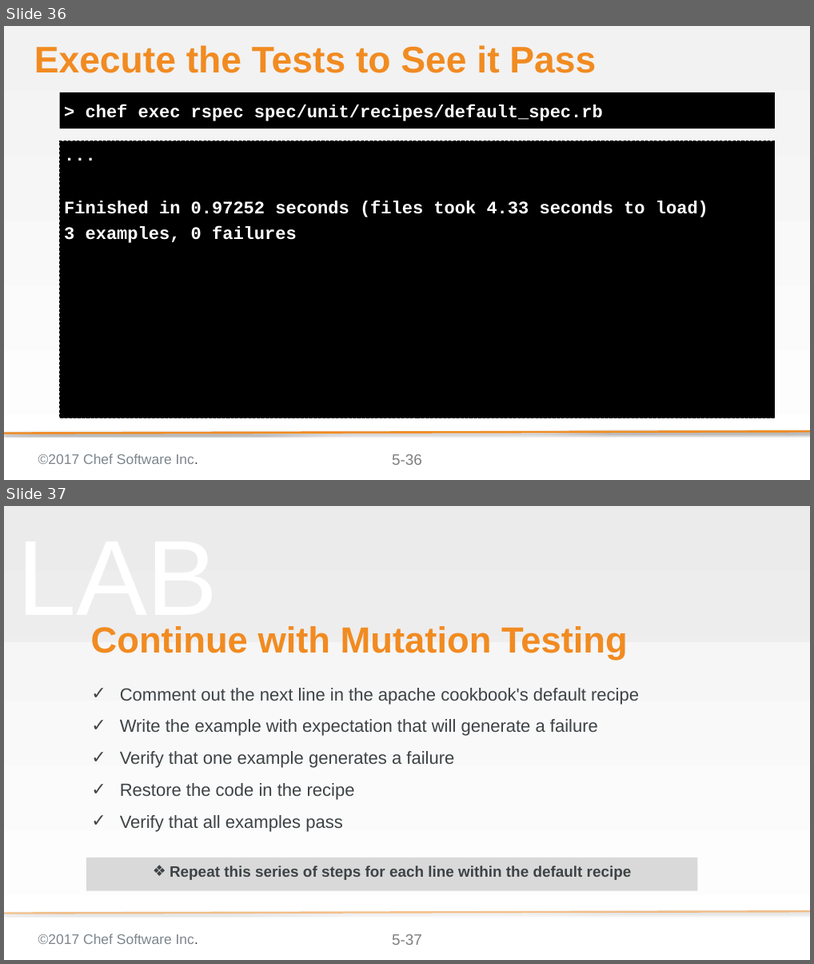
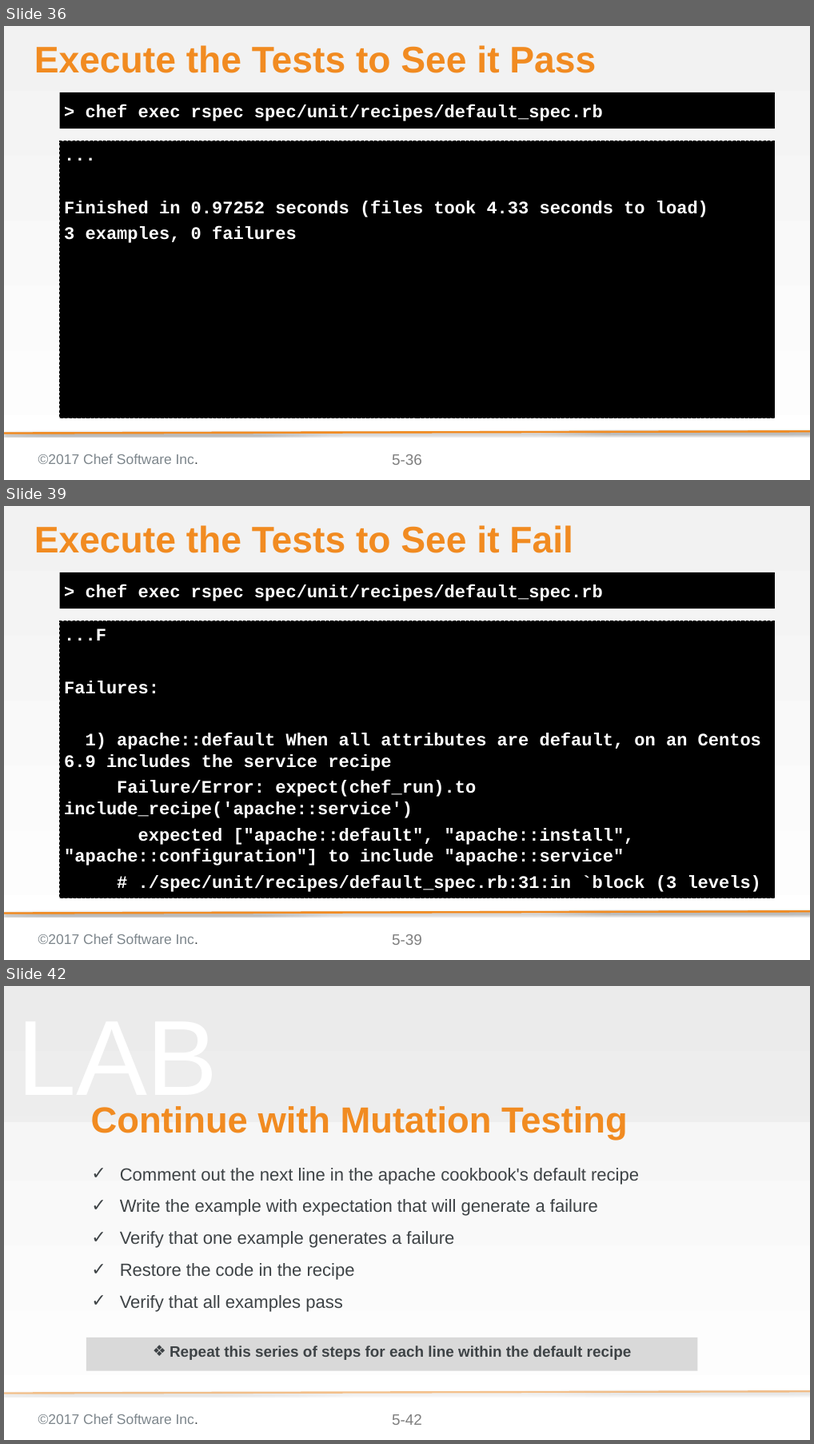
Before and after one commit to ericheiser/chef-intermediate, a slide deck: 05-faster_feedback_with_unit_testing.pptx. Shown one above the other, each under a label of ours: slides 36 and 37 before the commit, slides 36, 39 and 42 after it; the slides between them are not shown. The pictures are 814x964 and 814x1444 pixels, drawn with LibreOffice and Linux fonts; fonts in the diff are those of the drawing; background and template pictures are left out. Boxes give left, top, right and bottom in pixels: in the first picture for what was removed or moved away, otherwise in the second. Text is boxed around its words. In the diff, an @@ line names an element or a change of style, - is before the commit and + after.

```diff
--- a/05-faster_feedback_with_unit_testing.pptx
+++ b/05-faster_feedback_with_unit_testing.pptx
@@ slide 39 added at (4, 506, 810, 960), background gradient #F2F2F2 to #FFFFFF; not listed: 4 template elements that a slide beside it also shows @@
@@ title added at (34, 525, 574, 553), 58.7 pt, text #F18B21, bold @@
+Execute the Tests to See it Fail
@@ text added at (60, 572, 775, 608), fill #000000, 28 pt, text #FFFFFF, bold @@
+> chef exec rspec spec/unit/recipes/default_spec.rb
@@ text added at (60, 620, 775, 897), fill #000000, outline #000000 1 pt dashed, 28 pt, text #FFFFFF, bold @@
+...F
+Failures:
+1) apache::default When all attributes are default, on an Centos 6.9 includes the service recipe
+Failure/Error: expect(chef_run).to include_recipe('apache::service')
+expected ["apache::default", "apache::install", "apache::configuration"] to include "apache::service"
+# ./spec/unit/recipes/default_spec.rb:31:in `block (3 levels)
@@ what was slide 37 is now slide 42 @@
@@ page number at (392, 1414, 422, 1424): text changed @@
-5-37
+5-42
```
Also in this commit, not shown: 2 slides changed, 4 other slides added, 2 other files.
